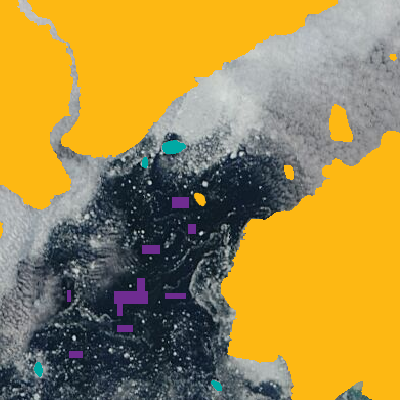
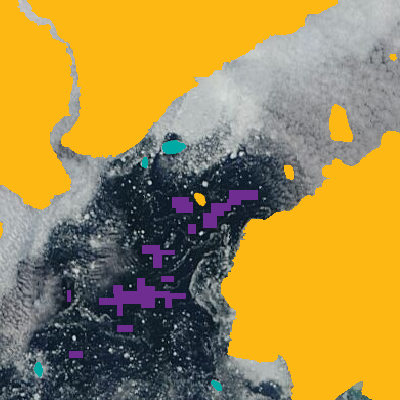
Layers edited between the first and the second w=400, h=400 image:
painted on "water samples" (2nd of 2) over [99, 190, 258, 308]
